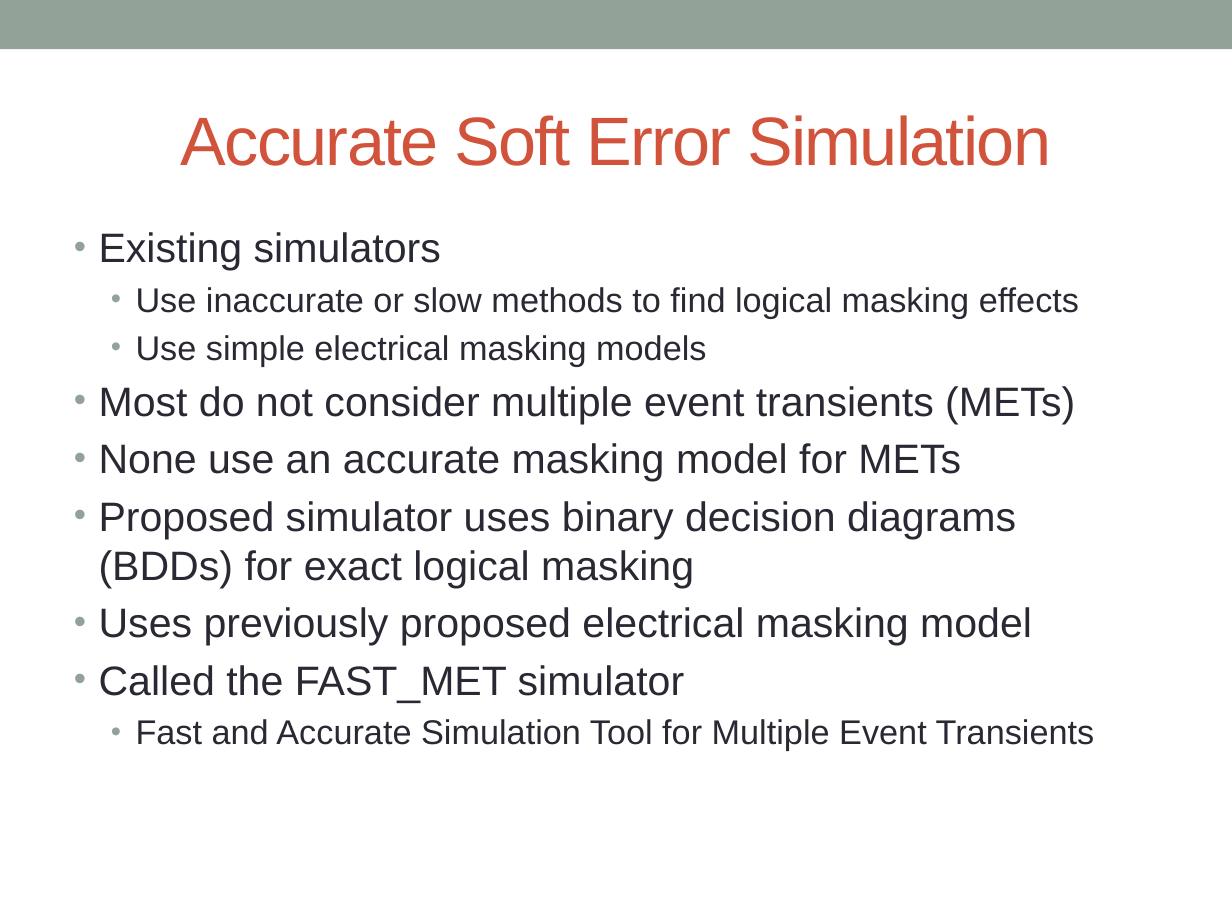
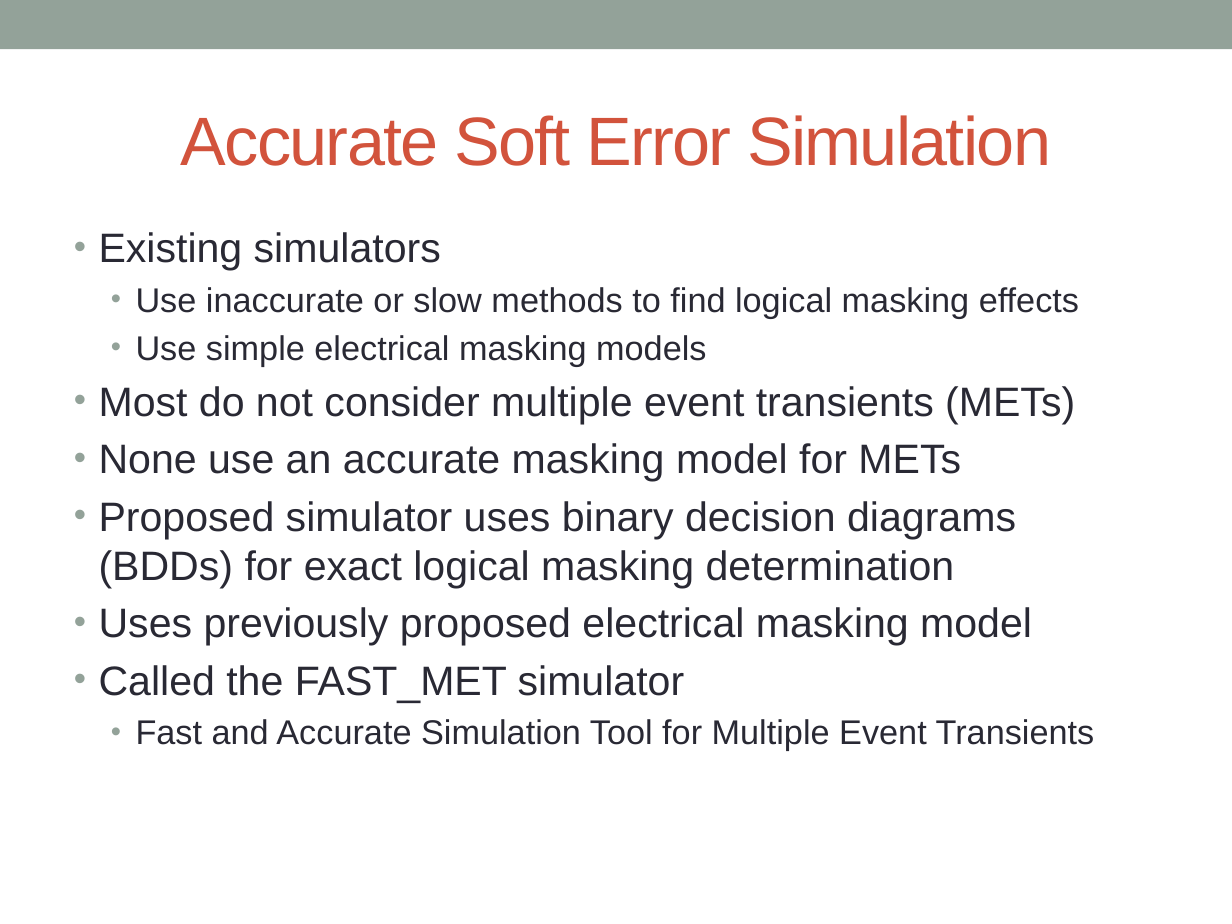
Before and after one commit to acwatkins88/Fast_SET, a slide deck: slide 42 of Dissertation/Dissertation Defense/Dissertation Defense.pptx (slide 40 before the commit). Drawn at 1232x924 pixels with LibreOffice and Linux fonts; fonts in the diff are those of the drawing; background and template pictures are left out. Boxes give left, top, right and bottom in pixels: in the first picture for what was removed or moved away, otherwise in the second. Text is boxed around its words. In the diff, an @@ line names an element or a change of style, - is before the commit and + after.

```diff
--- a/Dissertation/Dissertation Defense/Dissertation Defense.pptx
+++ b/Dissertation/Dissertation Defense/Dissertation Defense.pptx
@@ text at box(99, 501, 1016, 588): text changed @@
-• Proposed simulator uses binary decision diagrams (BDDs) for exact logical masking
+• Proposed simulator uses binary decision diagrams (BDDs) for exact logical masking determination
```
Also in this commit, not shown: 23 other slides changed, 5 slides added, 1 slide removed, 15 other files.
